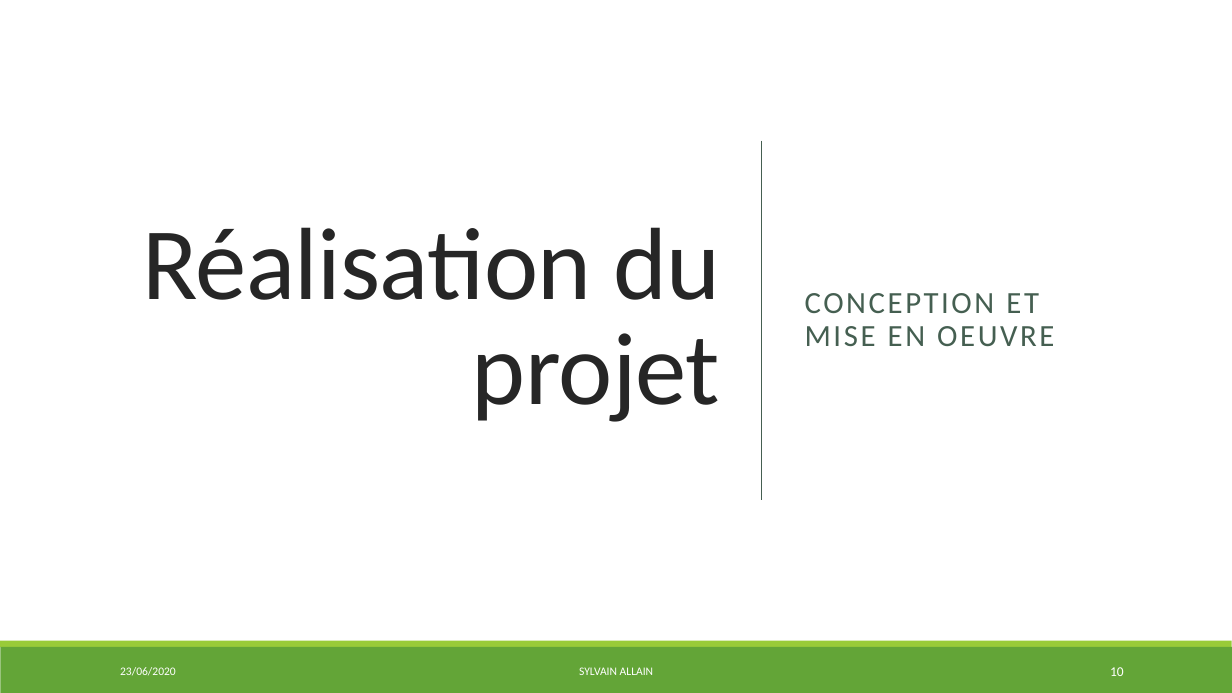
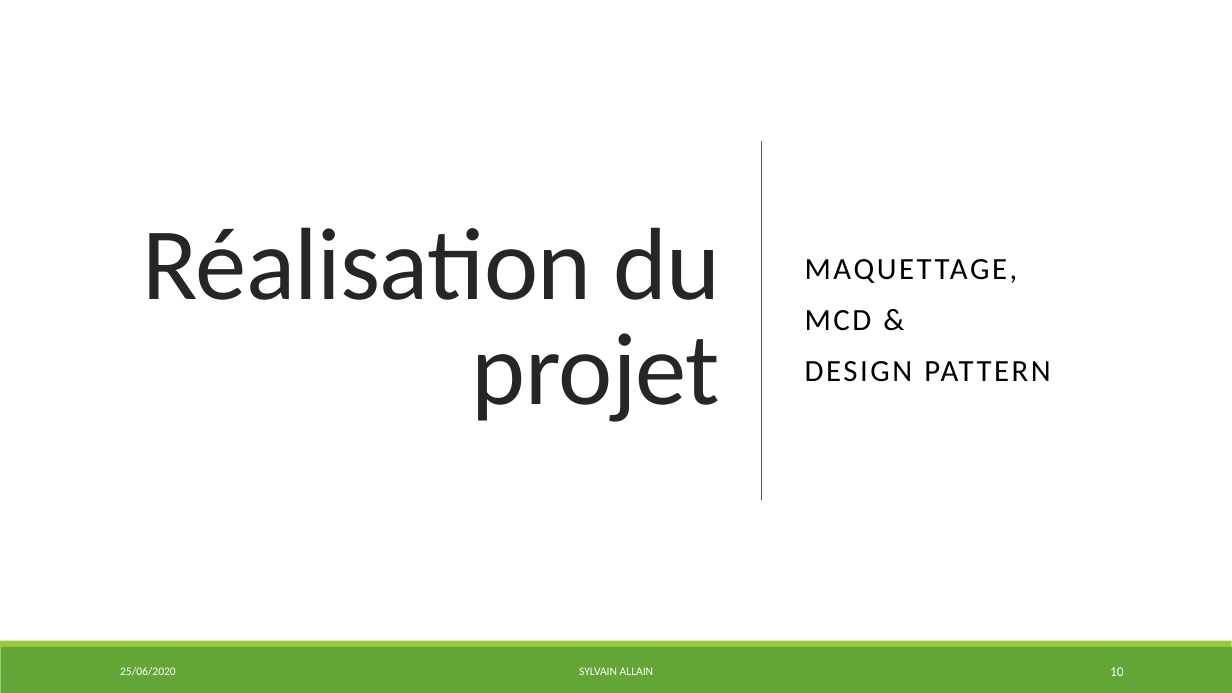
Before and after one commit to S2LF/ProjetPro, a slide deck: slide 10 of ProjetTof’Box.pptx. Drawn at 1232x693 pixels with LibreOffice and Linux fonts; fonts in the diff are those of the drawing. Boxes give left, top, right and bottom in pixels: in the first picture for what was removed or moved away, otherwise in the second. Text is boxed around its words. In the diff, an @@ line names an element or a change of style, - is before the commit and + after.

```diff
--- a/ProjetTof’Box.pptx
+++ b/ProjetTof’Box.pptx
@@ text at box(805, 259, 1051, 382): text changed; text colour #455F51 to #000000 @@
-CONCEPTION ET MISE EN OEUVRE
+MAQUETTAGE,
+MCD &
+DESIGN PATTERN
@@ text at box(120, 667, 176, 676): text changed @@
-23/06/2020
+25/06/2020
```
Also in this commit, not shown: 29 other slides changed, 1 slide added, 2 other files.
